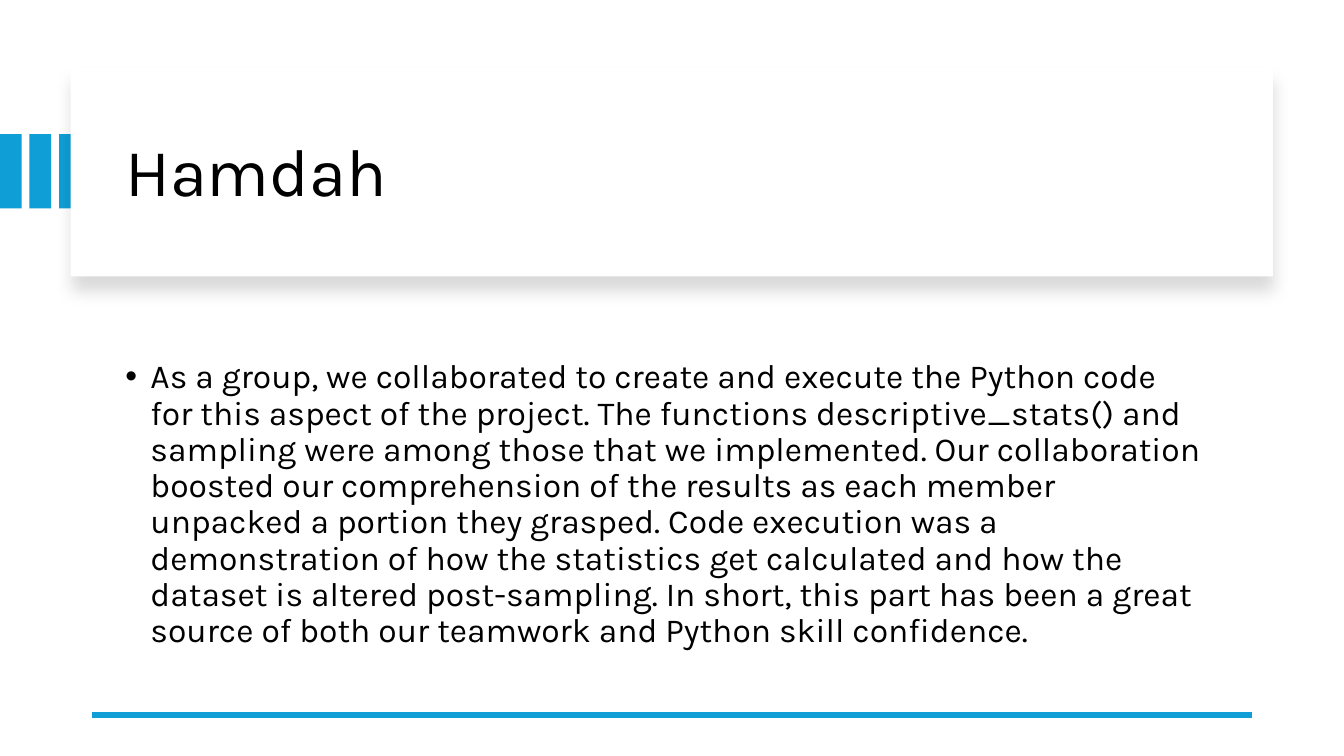
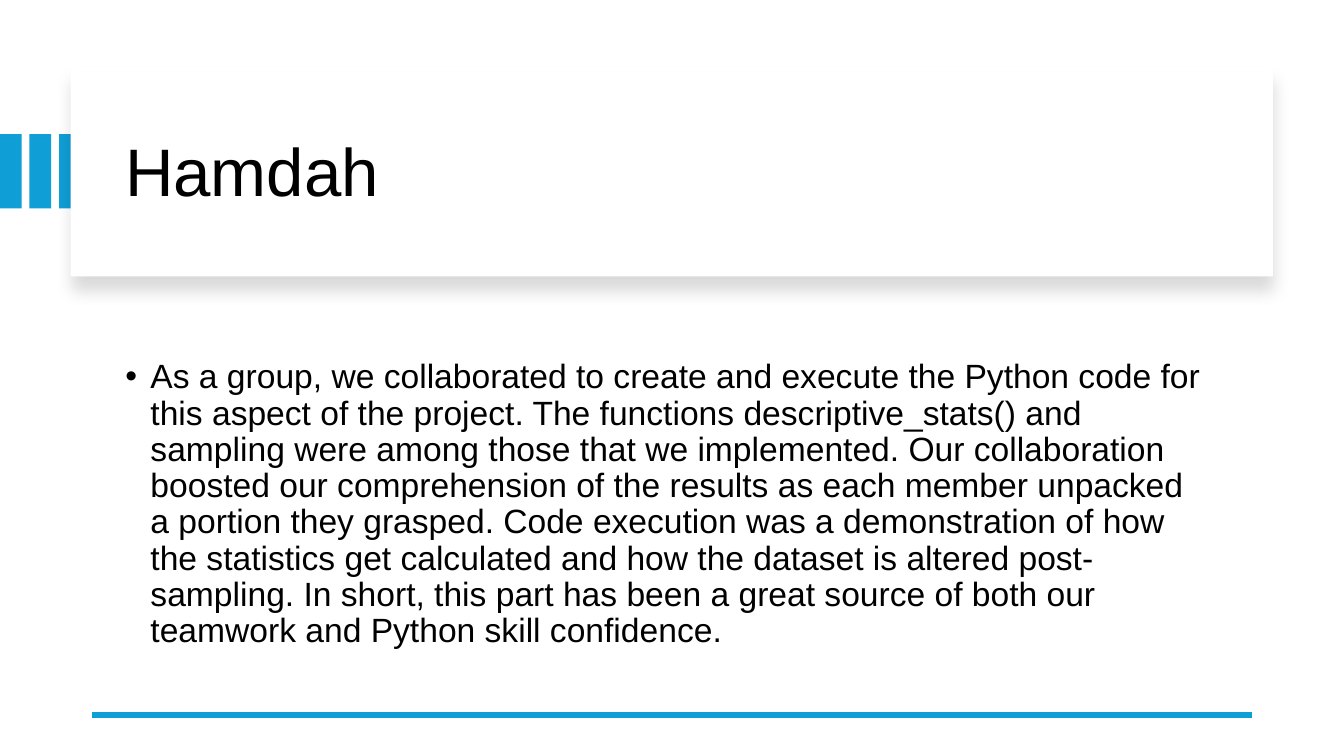
Before and after one commit to h7amdahh/cancer_dataset_uae, a slide deck: slide 5 of Cancer dataset UAE.pptx. Drawn at 1344x756 pixels with LibreOffice and Linux fonts; fonts in the diff are those of the drawing. Boxes give left, top, right and bottom in pixels: in the first picture for what was removed or moved away, otherwise in the second. Text is boxed around its words. In the diff, an @@ line names an element or a change of style, - is before the commit and + after.

Commit message:
Update Cancer dataset UAE.pptx
fix

```diff
--- a/Cancer dataset UAE.pptx
+++ b/Cancer dataset UAE.pptx
@@ title "Hamdah" at box(125, 147, 379, 197): font Karla to Arial @@
@@ text "As a group, we collaborated ..." at box(150, 363, 1200, 649): font Karla to Arial; less space between paragraphs @@
```
Also in this commit, not shown: 23 other slides changed, 5 slides added.
